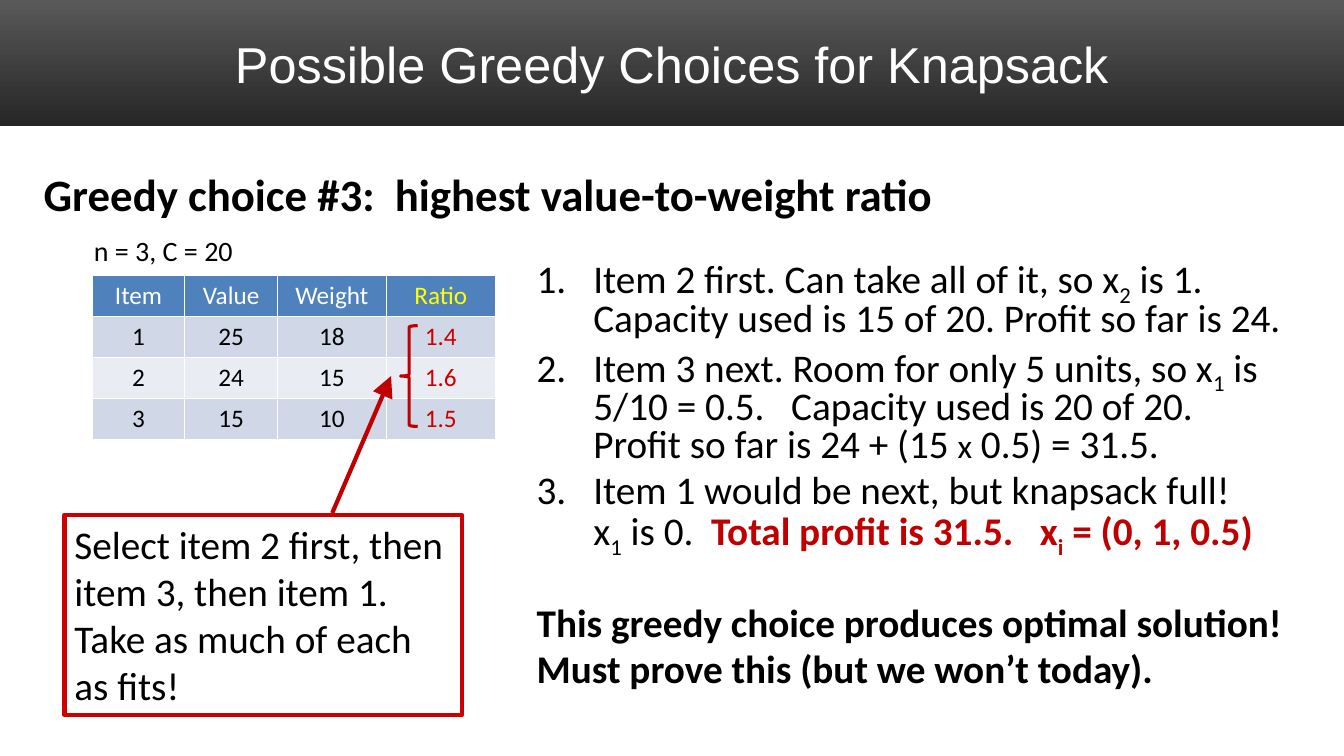
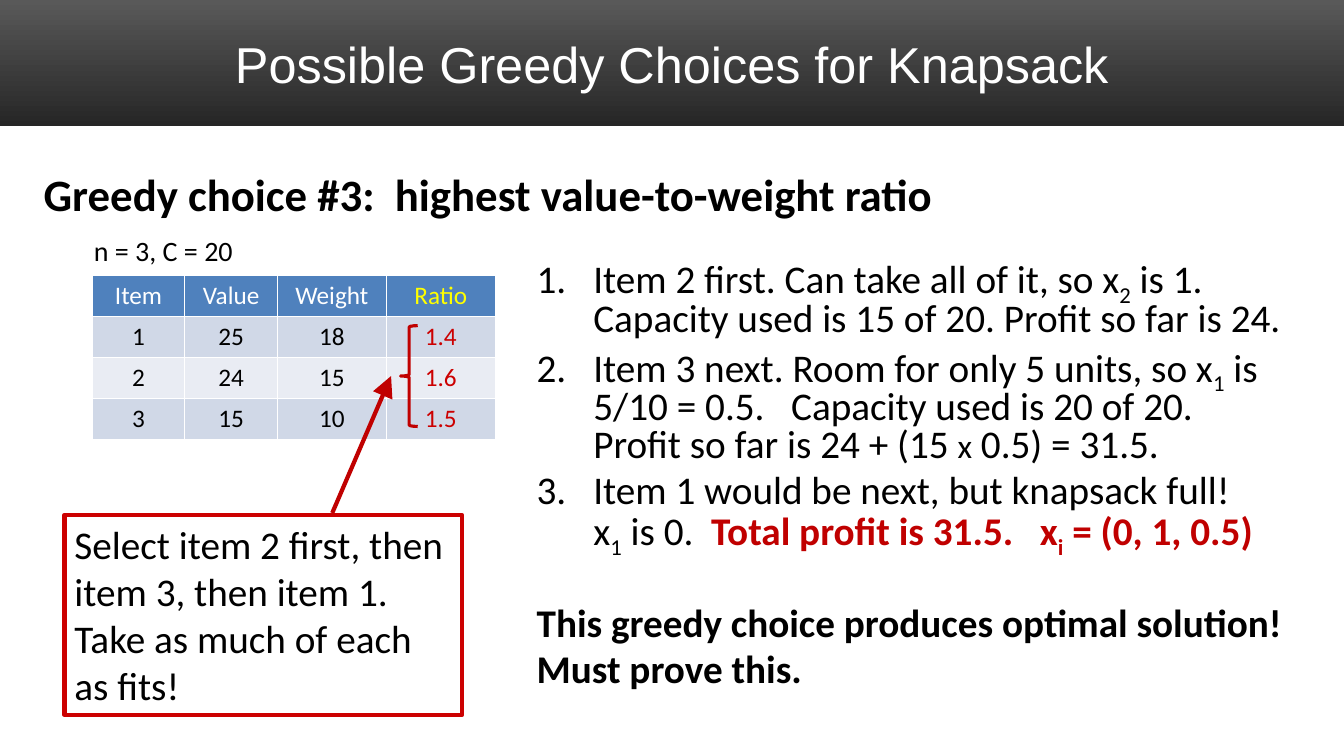
Before and after one commit to markfloryan/dsa2, a slide deck: slide 14 of slides/04-Knapsack.pptx (slide 12 before the commit). Drawn at 1344x756 pixels with LibreOffice and Linux fonts; fonts in the diff are those of the drawing. Boxes give left, top, right and bottom in pixels: in the first picture for what was removed or moved away, otherwise in the second. Text is boxed around its words. In the diff, an @@ line names an element or a change of style, - is before the commit and + after.

Commit message:
slide updates

```diff
--- a/slides/04-Knapsack.pptx
+++ b/slides/04-Knapsack.pptx
@@ text at <box>537,655,802,689</box>: text changed @@
-Must prove this (but we won’t today).
+Must prove this.
```
Also in this commit, not shown: 3 other files.
